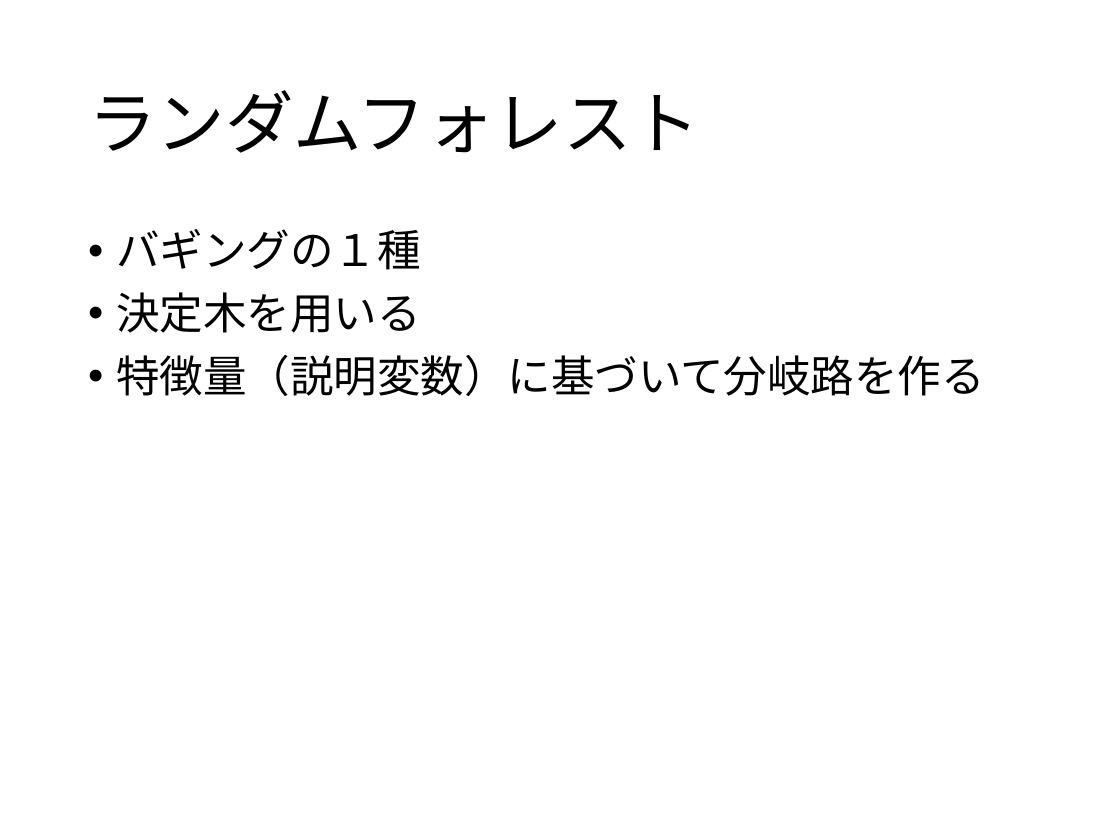
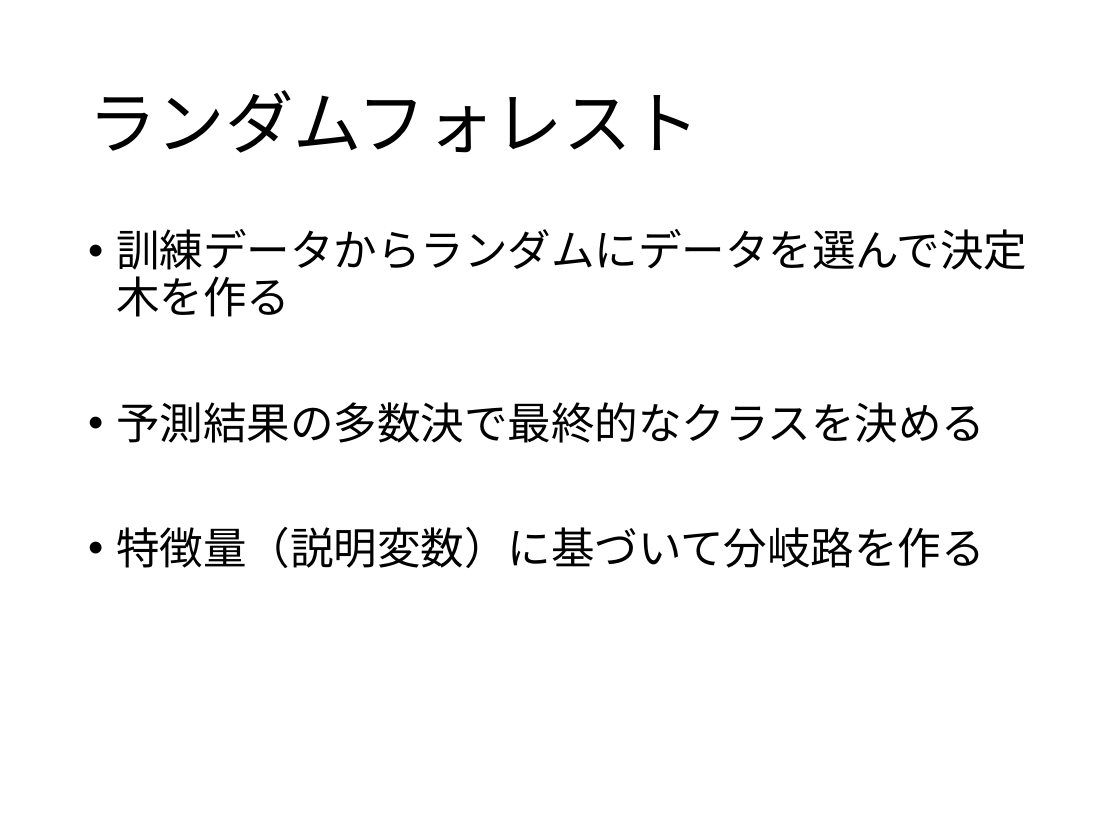
Before and after one commit to rina-tanaka731/AI, a slide deck: slide 8 of AI系/教師あり学習.pptx (slide 7 before the commit). Drawn at 1120x840 pixels with LibreOffice and Linux fonts; fonts in the diff are those of the drawing. Boxes give left, top, right and bottom in pixels: in the first picture for what was removed or moved away, otherwise in the second. Text is boxed around its words. In the diff, an @@ line names an element or a change of style, - is before the commit and + after.

```diff
--- a/AI系/教師あり学習.pptx
+++ b/AI系/教師あり学習.pptx
@@ text at (116,229,1027,443): text changed @@
-• バギングの１種
-• 決定木を用いる
+• 訓練データからランダムにデータを選んで決定木を作る
+• 予測結果の多数決で最終的なクラスを決める
```
Also in this commit, not shown: 4 other slides changed, 3 slides added, 1 slide removed, 1 other file.
